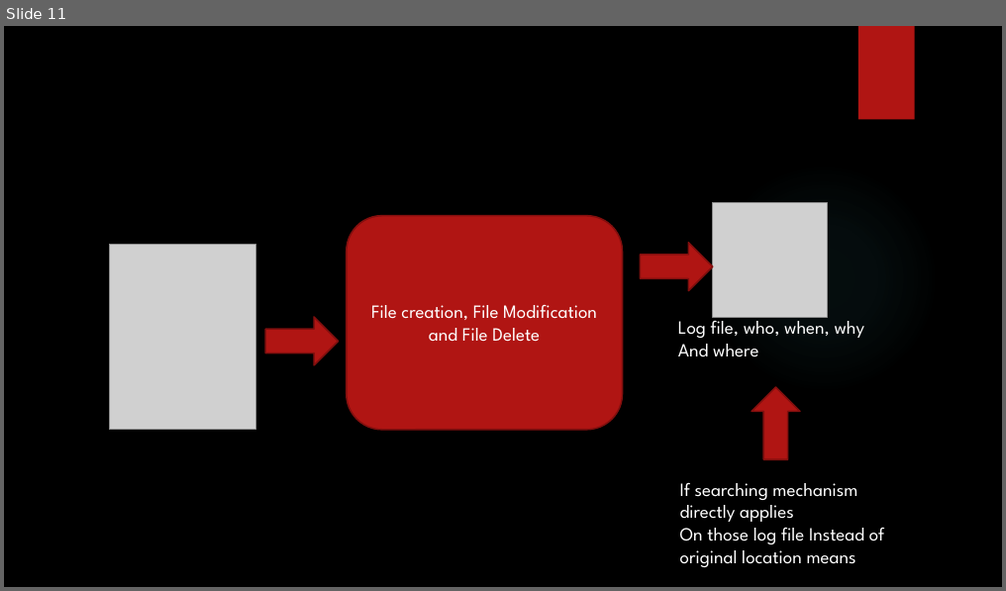
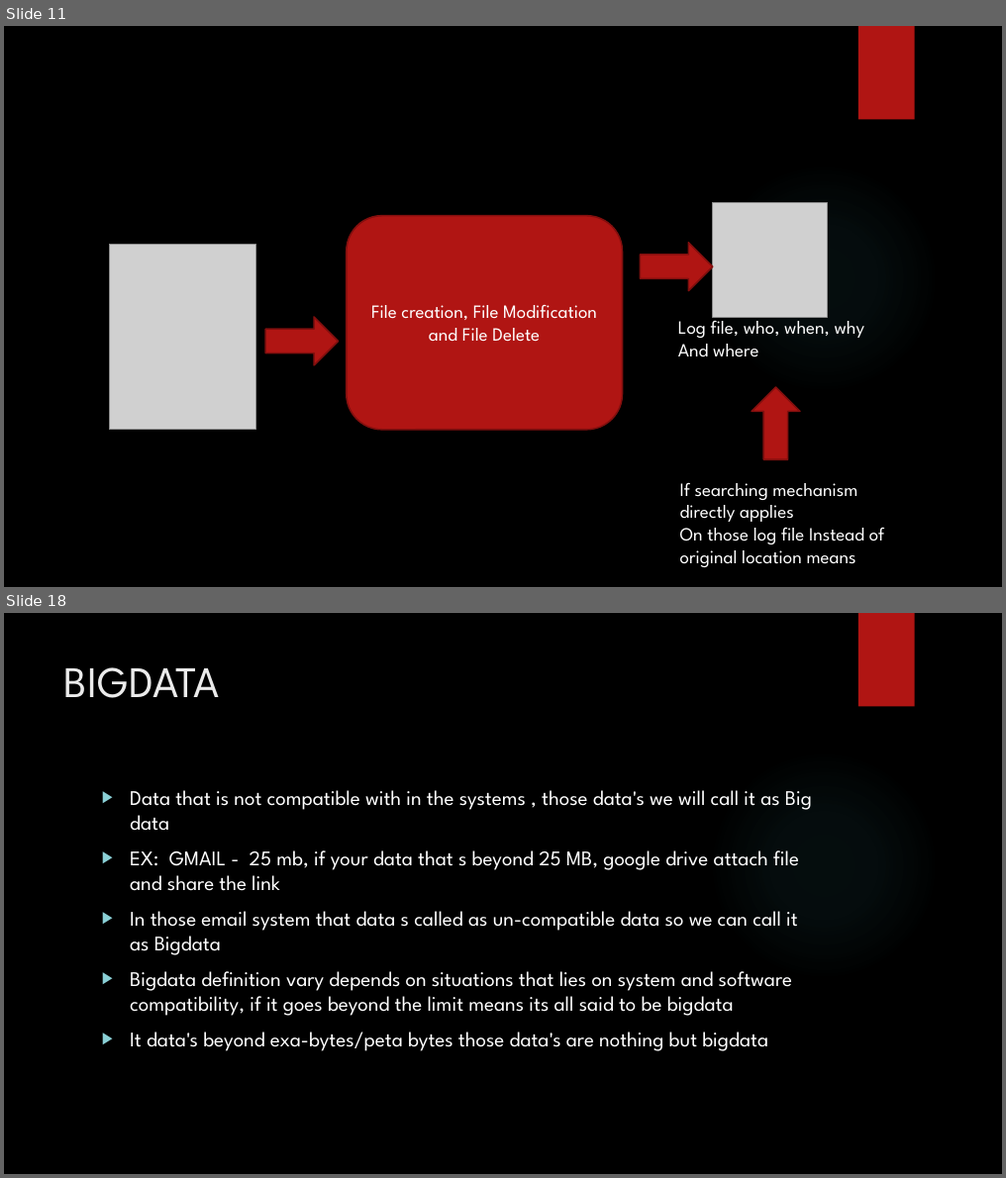
Before and after one commit to karthick1808/DW001, a slide deck: Bigdata Basics.pptx. Shown one above the other, each under a label of ours: slide 11 before the commit, slides 11 and 18 after it; the slides between them are not shown. The pictures are 1006x591 and 1006x1178 pixels, drawn with LibreOffice and Linux fonts; fonts in the diff are those of the drawing; grey boxes stand for pictures; background and template pictures are left out. Boxes give left, top, right and bottom in pixels: in the first picture for what was removed or moved away, otherwise in the second. Text is boxed around its words. In the diff, an @@ line names an element or a change of style, - is before the commit and + after.

```diff
--- a/Bigdata Basics.pptx
+++ b/Bigdata Basics.pptx
@@ slide 18 added at [4, 613, 1002, 1174], background picture (left out); not listed: 2 template elements that a slide beside it also shows @@
@@ title added at [64, 667, 220, 698], 42 pt, text #EBEBEB @@
+BIGDATA
@@ text added at [130, 790, 812, 1052], 20 pt, text #FFFFFF @@
+▶ Data that is not compatible with in the systems , those data's we will call it as Big data
+▶ EX: GMAIL - 25 mb, if your data that s beyond 25 MB, google drive attach file and share the link
+▶ In those email system that data s called as un-compatible data so we can call it as Bigdata
+▶ Bigdata definition vary depends on situations that lies on system and software compatibility, if it goes beyond the limit means its all said to be bigdata
+▶ It data's beyond exa-bytes/peta bytes those data's are nothing but bigdata
```
Also in this commit, not shown: 8 other slides added.
